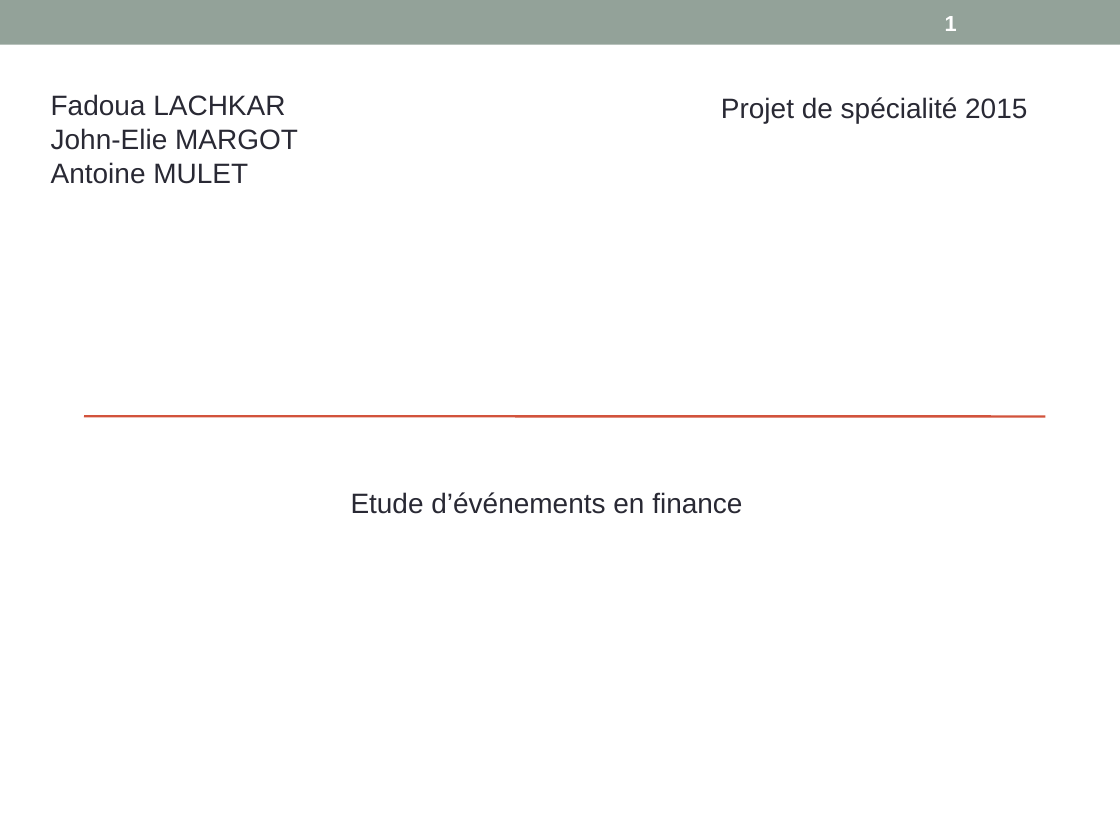
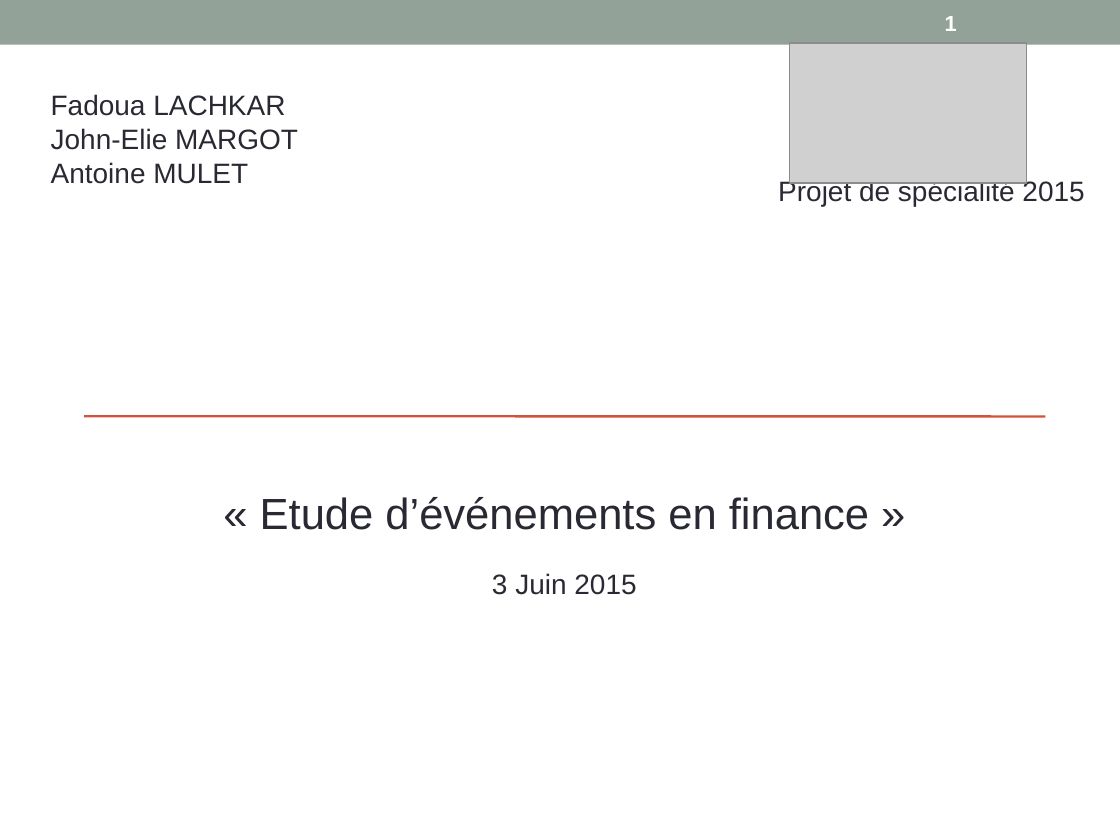
Before and after one commit to margotj38/Projet_de_spe, a slide deck: slide 1 of Sheme.pptx. Drawn at 1120x840 pixels with LibreOffice and Linux fonts; fonts in the diff are those of the drawing; grey boxes stand for pictures. Boxes give left, top, right and bottom in pixels: in the first picture for what was removed or moved away, otherwise in the second. Text is boxed around its words. In the diff, an @@ line names an element or a change of style, - is before the commit and + after.

```diff
--- a/Sheme.pptx
+++ b/Sheme.pptx
@@ picture added at (x1=790, y1=43, x2=1026, y2=183) @@
@@ text "Projet de spécialité 2015" moved from (x1=721, y1=97, x2=1027, y2=123) to (x1=778, y1=179, x2=1084, y2=206) @@
@@ text at (x1=260, y1=497, x2=869, y2=530): text changed; size 18 to 28 pt @@
-Etude d’événements en finance
+« Etude d’événements en finance »
@@ text added at (x1=492, y1=573, x2=636, y2=595), 18 pt, text #292934 @@
+3 Juin 2015
```
Also in this commit, not shown: 4 slides added.
